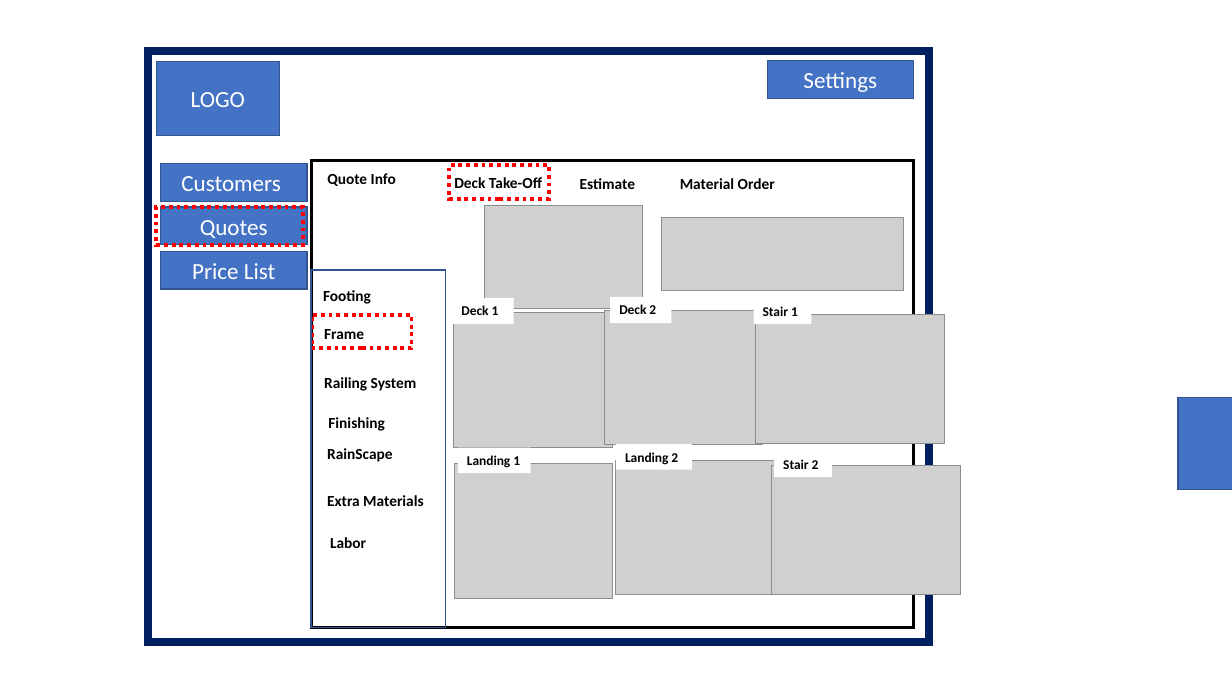
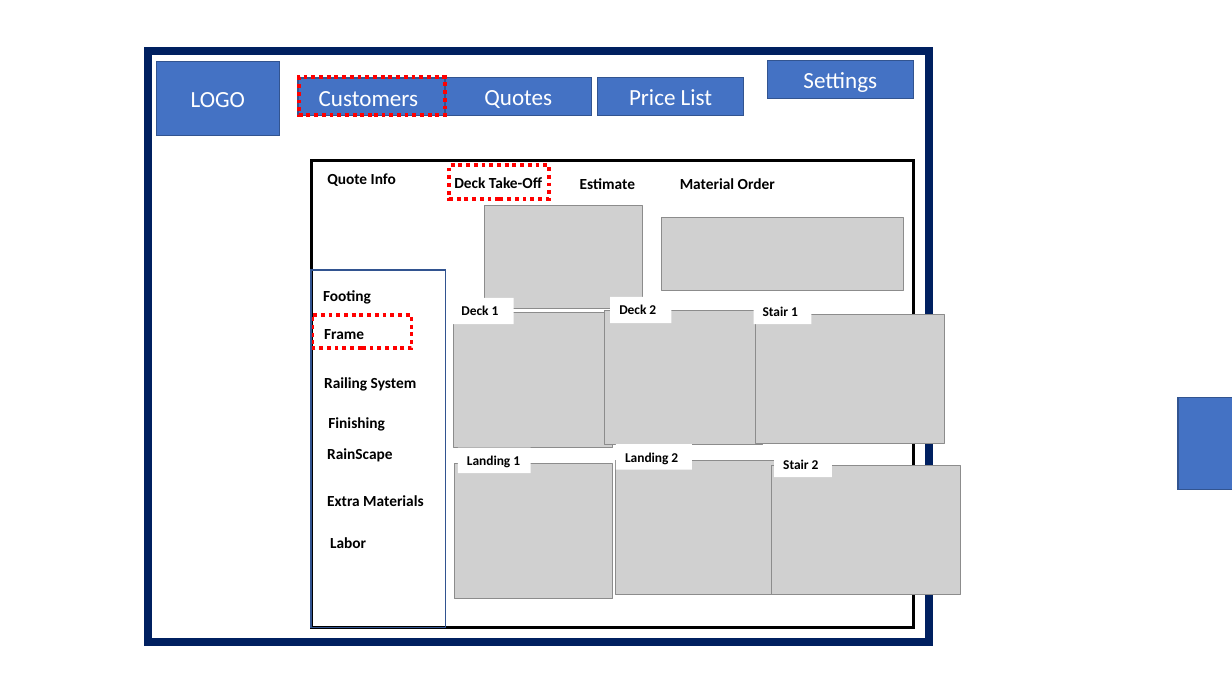
Before and after one commit to winter-hill-builders/docker, a slide deck: slide 9 of New Microsoft PowerPoint Presentation.pptx. Drawn at 1232x693 pixels with LibreOffice and Linux fonts; fonts in the diff are those of the drawing; grey boxes stand for pictures. Boxes give left, top, right and bottom in pixels: in the first picture for what was removed or moved away, otherwise in the second. Text is boxed around its words. In the diff, an @@ line names an element or a change of style, - is before the commit and + after.

```diff
--- a/New Microsoft PowerPoint Presentation.pptx
+++ b/New Microsoft PowerPoint Presentation.pptx
@@ rectangle "Customers": place and size @@
-rectangle "Customers" at bbox=[161, 164, 307, 201]
+rectangle "Customers" at bbox=[298, 78, 444, 116]
@@ rectangle: place and size @@
-rectangle at bbox=[156, 207, 302, 245]
+rectangle at bbox=[299, 78, 445, 116]
@@ rectangle "Quotes": place and size @@
-rectangle "Quotes" at bbox=[161, 207, 307, 245]
+rectangle "Quotes" at bbox=[445, 78, 592, 116]
@@ rectangle "Price List": place and size @@
-rectangle "Price List" at bbox=[161, 251, 307, 289]
+rectangle "Price List" at bbox=[598, 78, 744, 116]
```
Also in this commit, not shown: 4 other files.
